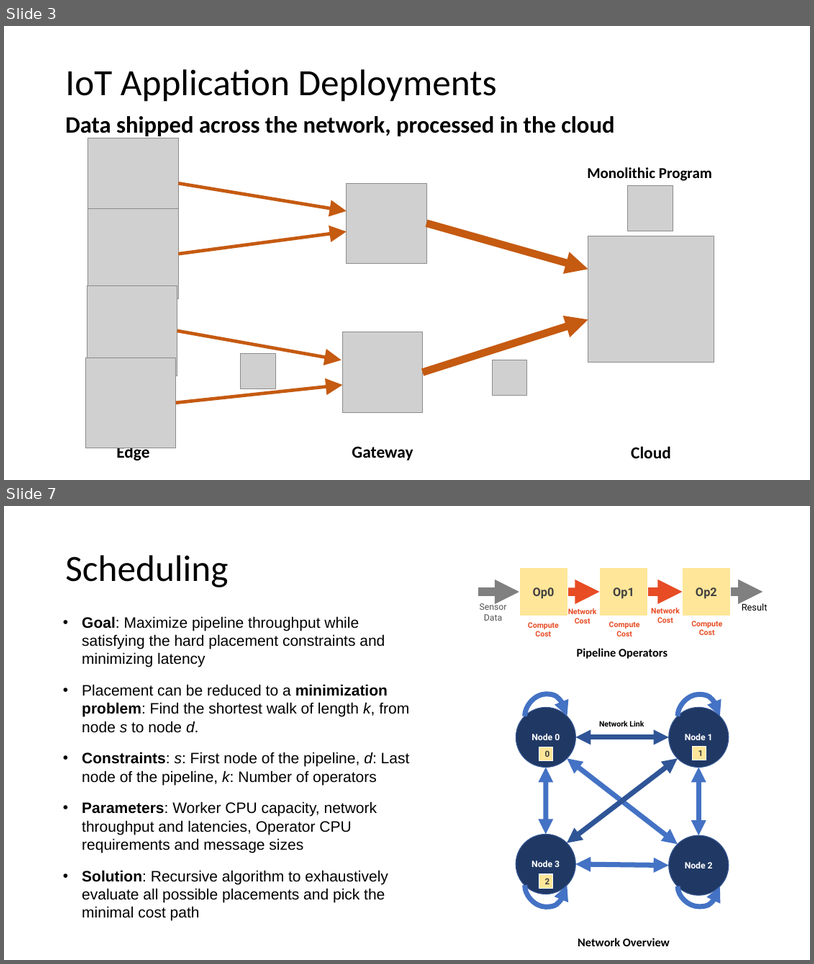
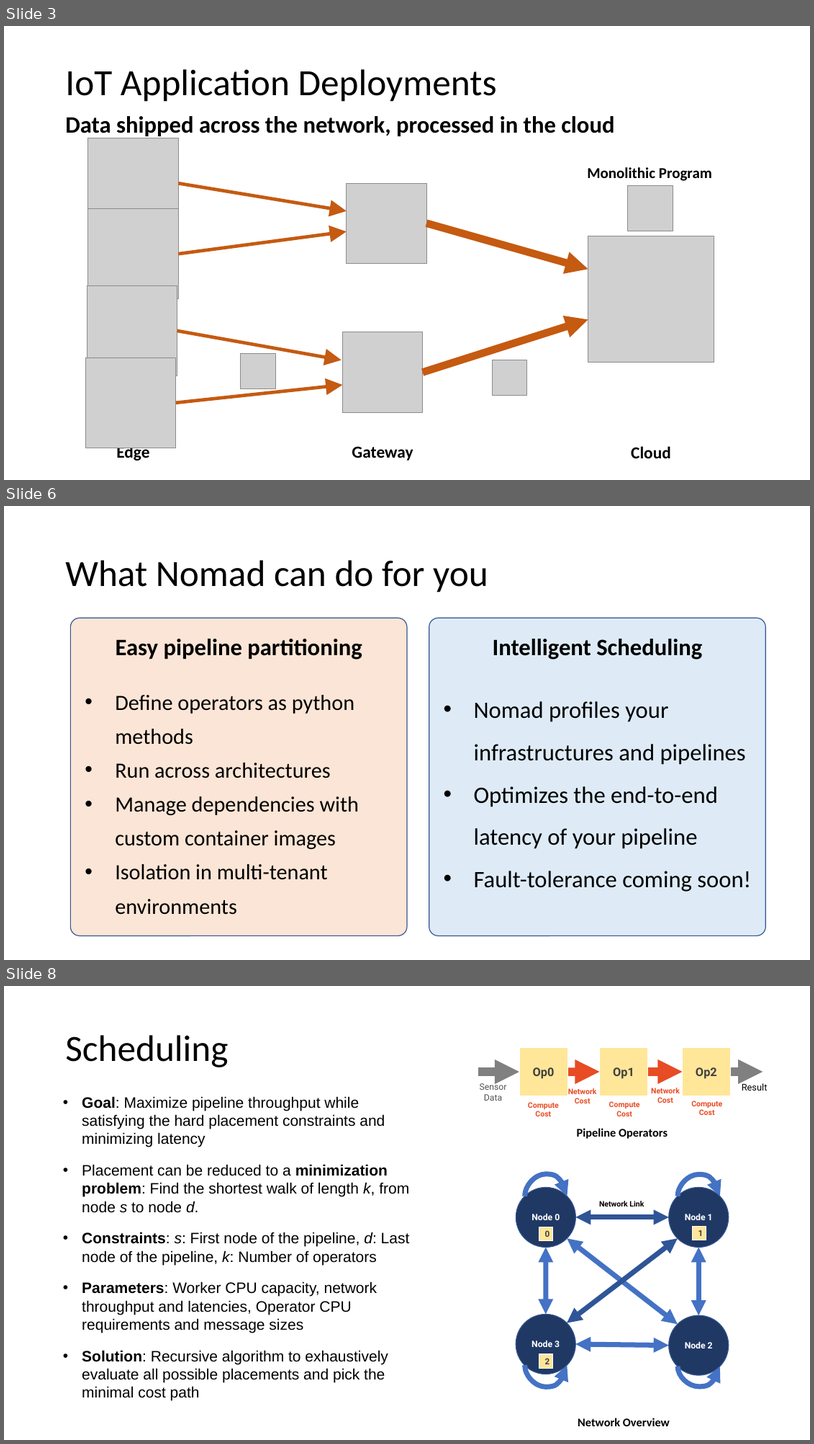
Before and after one commit to romilbhardwaj/nomad, a slide deck: tutorial/Nomad Bootcamp.pptx. Shown one above the other, each under a label of ours: slides 3 and 7 before the commit, slides 3, 6 and 8 after it; the slides between them are not shown. The pictures are 814x964 and 814x1444 pixels, drawn with LibreOffice and Linux fonts; fonts in the diff are those of the drawing; grey boxes stand for pictures. Boxes give left, top, right and bottom in pixels: in the first picture for what was removed or moved away, otherwise in the second. Text is boxed around its words. In the diff, an @@ line names an element or a change of style, - is before the commit and + after.

```diff
--- a/tutorial/Nomad Bootcamp.pptx
+++ b/tutorial/Nomad Bootcamp.pptx
@@ slide 6 added at box(4, 506, 810, 960), background #FFFFFF @@
@@ title added at box(65, 560, 489, 592), 44 pt, text #000000 @@
+What Nomad can do for you
@@ rounded rectangle added at box(70, 618, 407, 936), fill #FBE5D6, outline #325491 1 pt @@
@@ rounded rectangle added at box(430, 618, 766, 936), fill #DEEBF7, outline #325491 1 pt @@
@@ text added at box(116, 638, 362, 659), 28 pt, text #000000, bold @@
+Easy pipeline partitioning
@@ text added at box(493, 638, 702, 659), 28 pt, text #000000, bold @@
+Intelligent Scheduling
@@ text added at box(115, 695, 359, 914), 25.9 pt, text #000000 @@
+• Define operators as python methods
+• Run across architectures
+• Manage dependencies with custom container images
+• Isolation in multi-tenant environments
@@ text added at box(474, 701, 751, 891), 28 pt, text #000000 @@
+• Nomad profiles your infrastructures and pipelines
+• Optimizes the end-to-end latency of your pipeline
+• Fault-tolerance coming soon!
@@ what was slide 7 is now slide 8 @@
```
Also in this commit, not shown: 4 slides changed, 3 other slides added, 2 slides removed, 10 other files.
